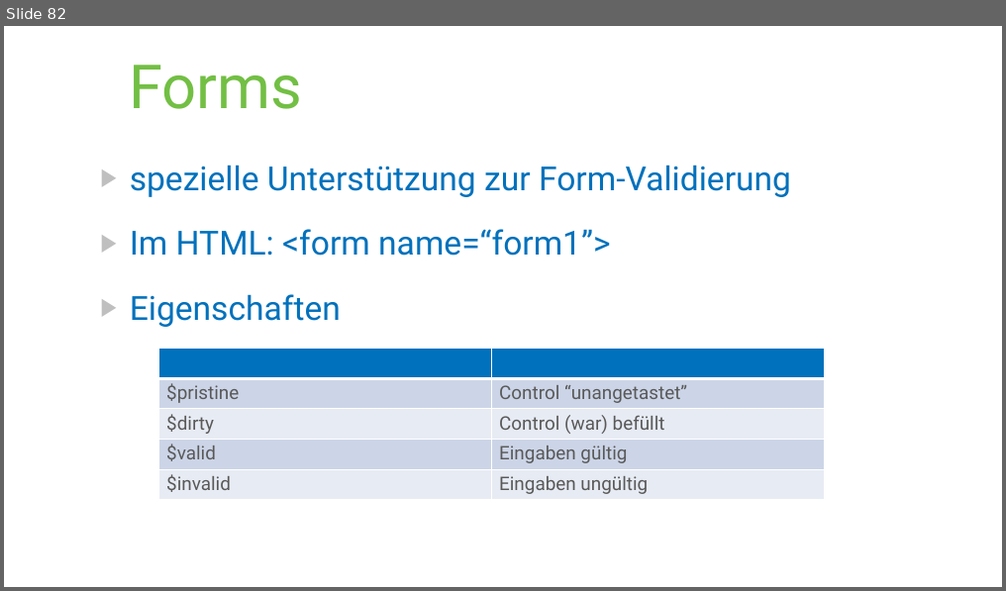
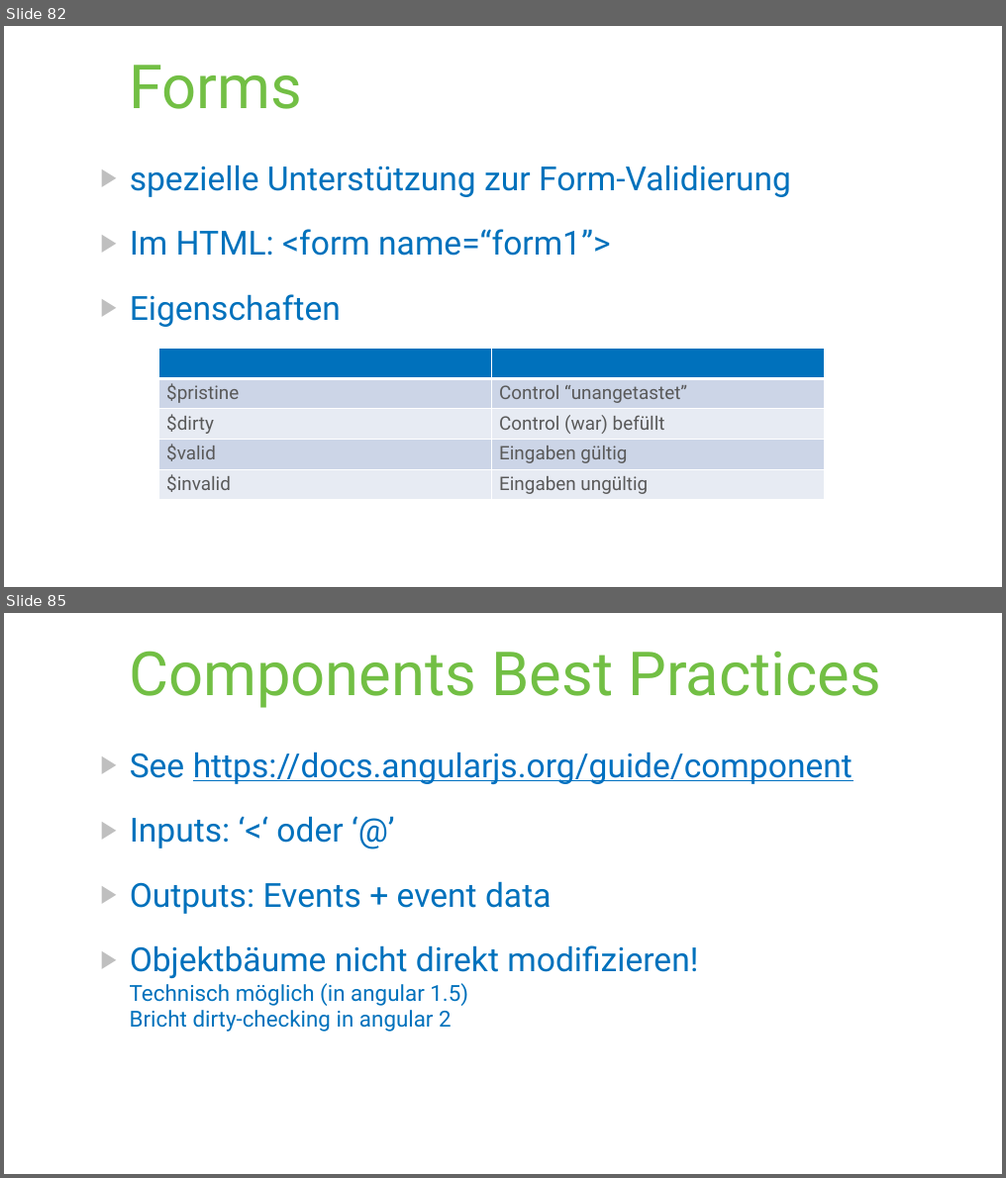
Before and after one commit to paumayr/angularjs-samples, a slide deck: slides/AngularJS.pptx. Shown one above the other, each under a label of ours: slide 82 before the commit, slides 82 and 85 after it; the slides between them are not shown. The pictures are 1006x591 and 1006x1178 pixels, drawn with LibreOffice and Linux fonts; fonts in the diff are those of the drawing. Boxes give left, top, right and bottom in pixels: in the first picture for what was removed or moved away, otherwise in the second. Text is boxed around its words. In the diff, an @@ line names an element or a change of style, - is before the commit and + after.

```diff
--- a/slides/AngularJS.pptx
+++ b/slides/AngularJS.pptx
@@ slide 85 added at (x1=4, y1=613, x2=1002, y2=1174), background #FFFFFF @@
@@ title added at (x1=129, y1=651, x2=881, y2=708), 58.7 pt, text #72BF44 @@
+Components Best Practices
@@ text added at (x1=130, y1=752, x2=852, y2=1032), 32 pt, text #0071BC @@
+▶ See https://docs.angularjs.org/guide/component
+▶ Inputs: ‘<‘ oder ‘@’
+▶ Outputs: Events + event data
+▶ Objektbäume nicht direkt modifizieren!
+  Technisch möglich (in angular 1.5)
+  Bricht dirty-checking in angular 2
```
Also in this commit, not shown: 4 other slides added, 10 other files.
